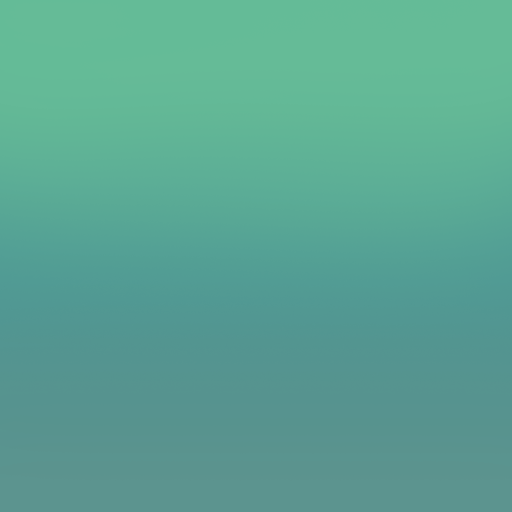
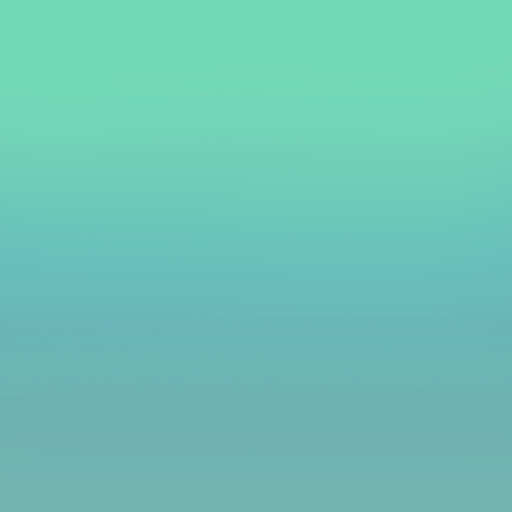
Two versions of the same layered image (512x512). Layer-by-layer changes:
removed layer "Layer 5" (was 54%) over bbox(0, 0, 512, 512)
painted on "Background" over bbox(0, 0, 512, 512)
